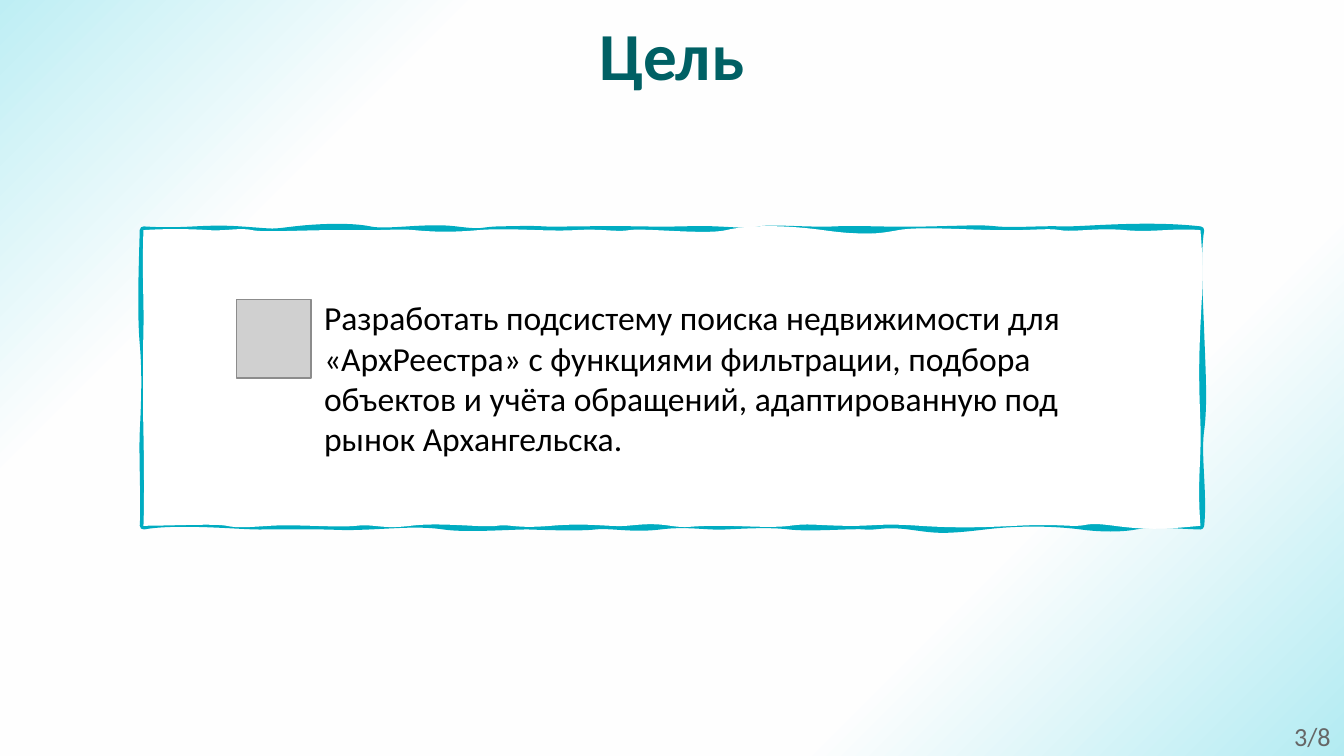
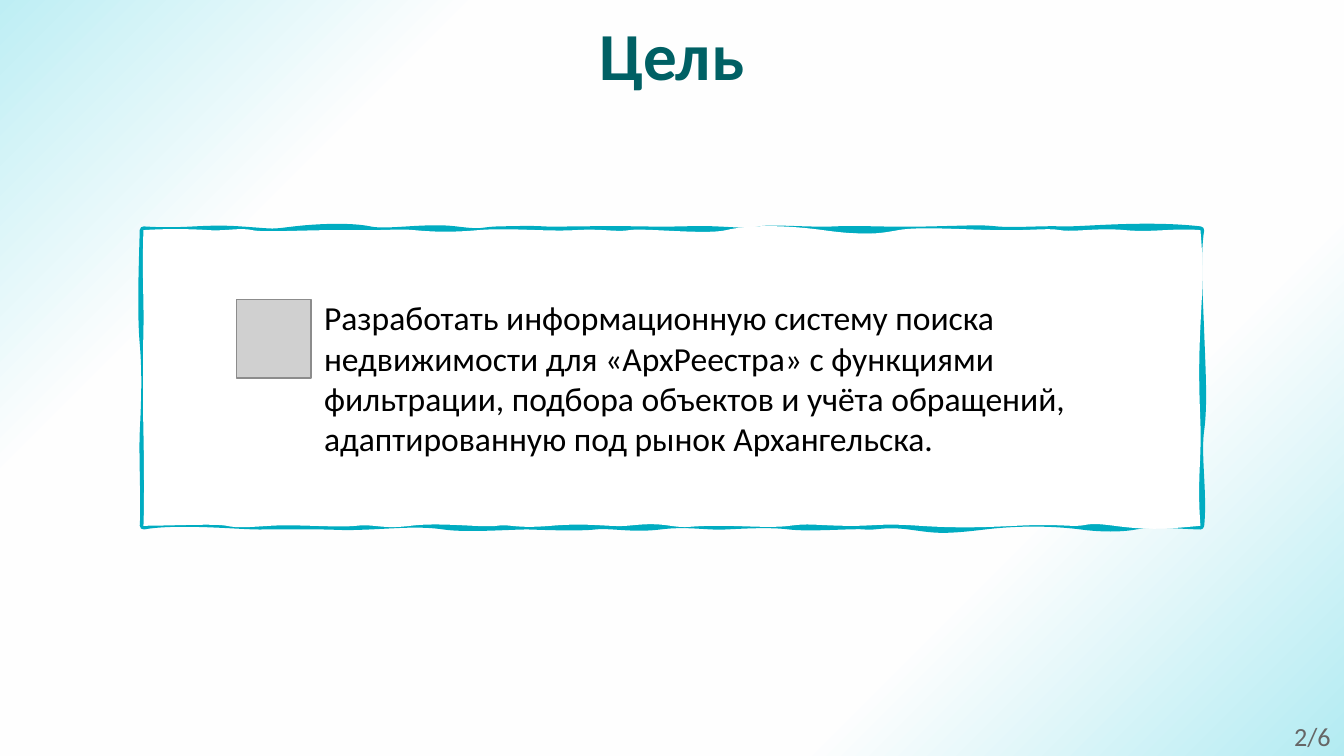
Before and after one commit to AndMar20/Present, a slide deck: slide 3 of Other/Курсовой_проект_АрхРеестр_Маратканов_А.А.pptx. Drawn at 1344x756 pixels with LibreOffice and Linux fonts; fonts in the diff are those of the drawing; grey boxes stand for pictures. Boxes give left, top, right and bottom in pixels: in the first picture for what was removed or moved away, otherwise in the second. Text is boxed around its words. In the diff, an @@ line names an element or a change of style, - is before the commit and + after.

```diff
--- a/Other/Курсовой_проект_АрхРеестр_Маратканов_А.А.pptx
+++ b/Other/Курсовой_проект_АрхРеестр_Маратканов_А.А.pptx
@@ text at (x1=324, y1=307, x2=1064, y2=457): text changed @@
-Разработать подсистему поиска недвижимости для «АрхРеестра» с функциями фильтрации, подбора объектов и учёта обращений, адаптированную под рынок Архангельска.
+Разработать информационную систему поиска недвижимости для «АрхРеестра» с функциями фильтрации, подбора объектов и учёта обращений, адаптированную под рынок Архангельска.
@@ text at (x1=1294, y1=728, x2=1331, y2=747): text changed @@
-3/8
+2/6
```
Also in this commit, not shown: 7 other slides changed, 2 slides removed.
